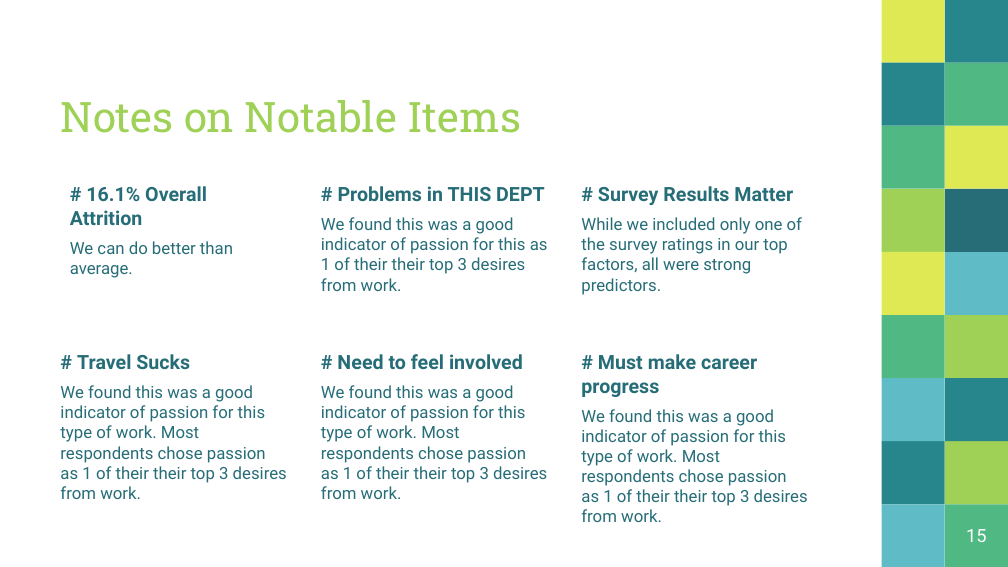
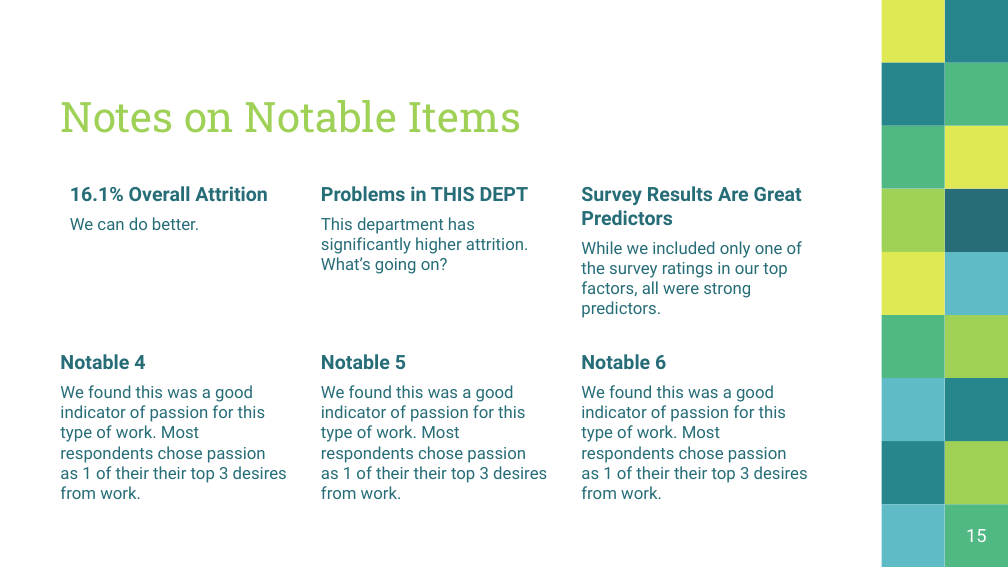
Before and after one commit to hebernielsen/DDS-CaseStudy-2, a slide deck: slide 15 of Carter_Edit_Case Study 2 Presentation.pptx. Drawn at 1008x567 pixels with LibreOffice and Linux fonts; fonts in the diff are those of the drawing. Boxes give left, top, right and bottom in pixels: in the first picture for what was removed or moved away, otherwise in the second. Text is boxed around its words. In the diff, an @@ line names an element or a change of style, - is before the commit and + after.

```diff
--- a/Carter_Edit_Case Study 2 Presentation.pptx
+++ b/Carter_Edit_Case Study 2 Presentation.pptx
@@ text at (x1=70, y1=186, x2=268, y2=230): text changed; size 12 to 14 pt; bold on @@
-# 16.1% Overall Attrition
-We can do better than average.
+16.1% Overall Attrition
+We can do better.
@@ text at (x1=321, y1=186, x2=529, y2=274): text changed @@
-# Problems in THIS DEPT
-We found this was a good indicator of passion for this as 1 of their their top 3 desires from work.
+Problems in THIS DEPT
+This department has significantly higher attrition. What’s going on?
@@ text at (x1=581, y1=186, x2=802, y2=225): text changed @@
-# Survey Results Matter
+Survey Results Are Great Predictors
@@ text at (x1=60, y1=354, x2=145, y2=369): text changed @@
-# Travel Sucks
+Notable 4
@@ text at (x1=321, y1=354, x2=406, y2=369): text changed @@
-# Need to feel involved
+Notable 5
@@ text at (x1=581, y1=354, x2=666, y2=369): text changed @@
-# Must make career progress
+Notable 6
```
Also in this commit, not shown: 3 other slides changed.
